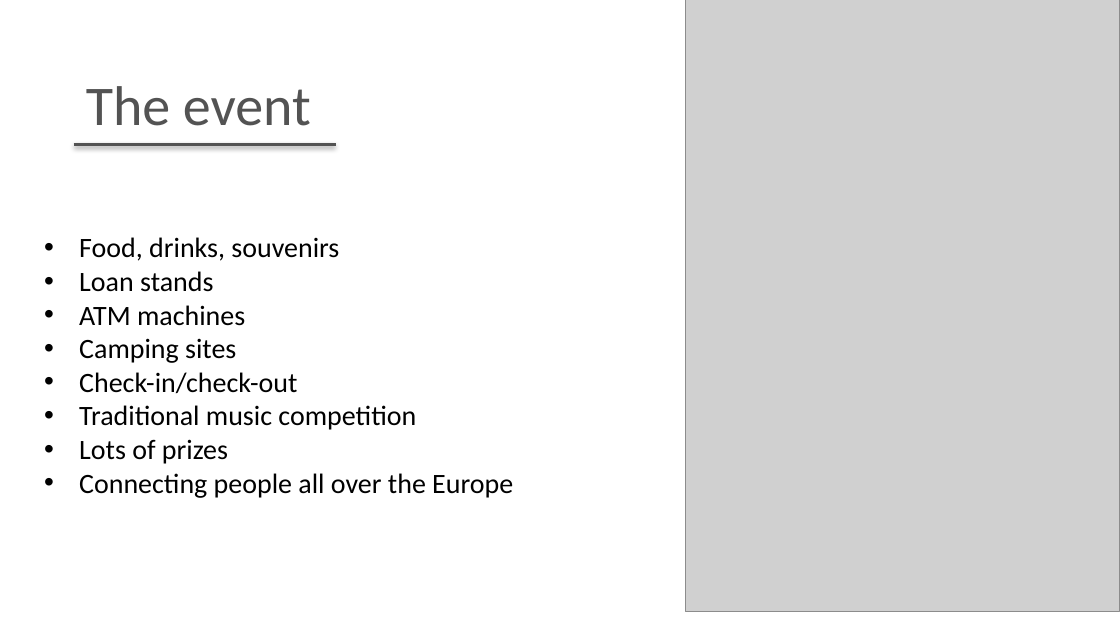
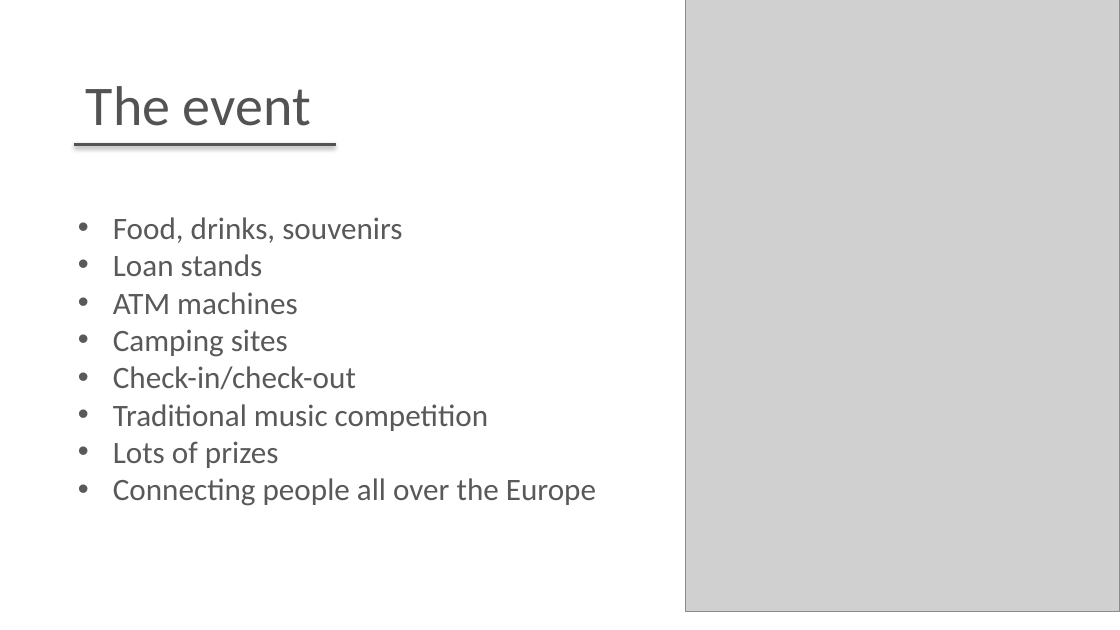
Before and after one commit to LaStefan/culturalfestivalproject, a slide deck: slide 4 of Presentation.pptx. Drawn at 1120x630 pixels with LibreOffice and Linux fonts; fonts in the diff are those of the drawing; grey boxes stand for pictures. Boxes give left, top, right and bottom in pixels: in the first picture for what was removed or moved away, otherwise in the second. Text is boxed around its words. In the diff, an @@ line names an element or a change of style, - is before the commit and + after.

```diff
--- a/Presentation.pptx
+++ b/Presentation.pptx
@@ text "Food, drinks, souvenirs": place and size @@
-text "Food, drinks, souvenirs" at (79,237,513,498)
+text "Food, drinks, souvenirs" at (113,217,596,506)
@@ text "Food, drinks, souvenirs" at (113,217,596,506): size 18 to 20 pt, text colour #000000 to #595959 @@
```
Also in this commit, not shown: 2 other slides changed.
